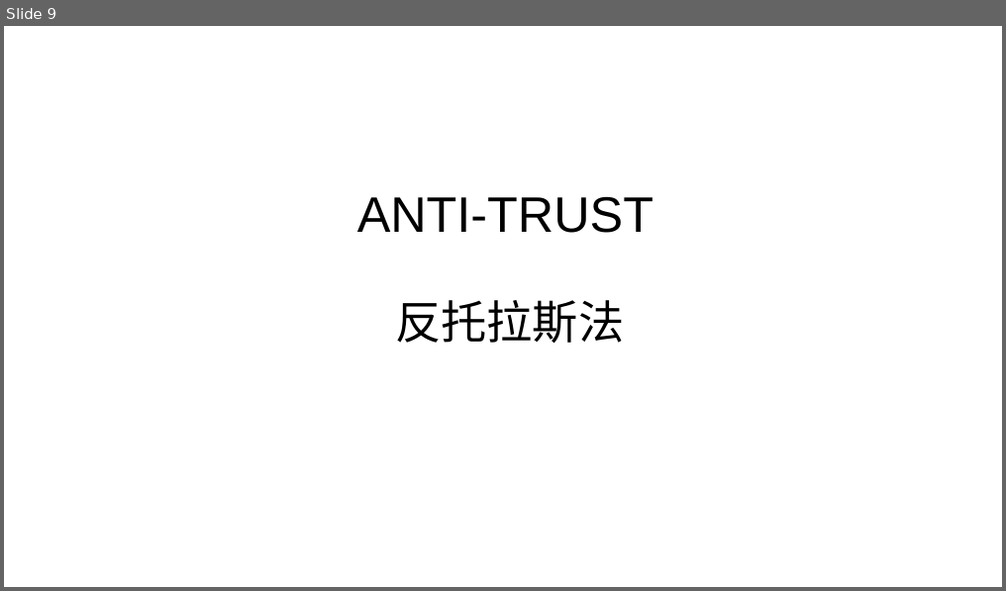
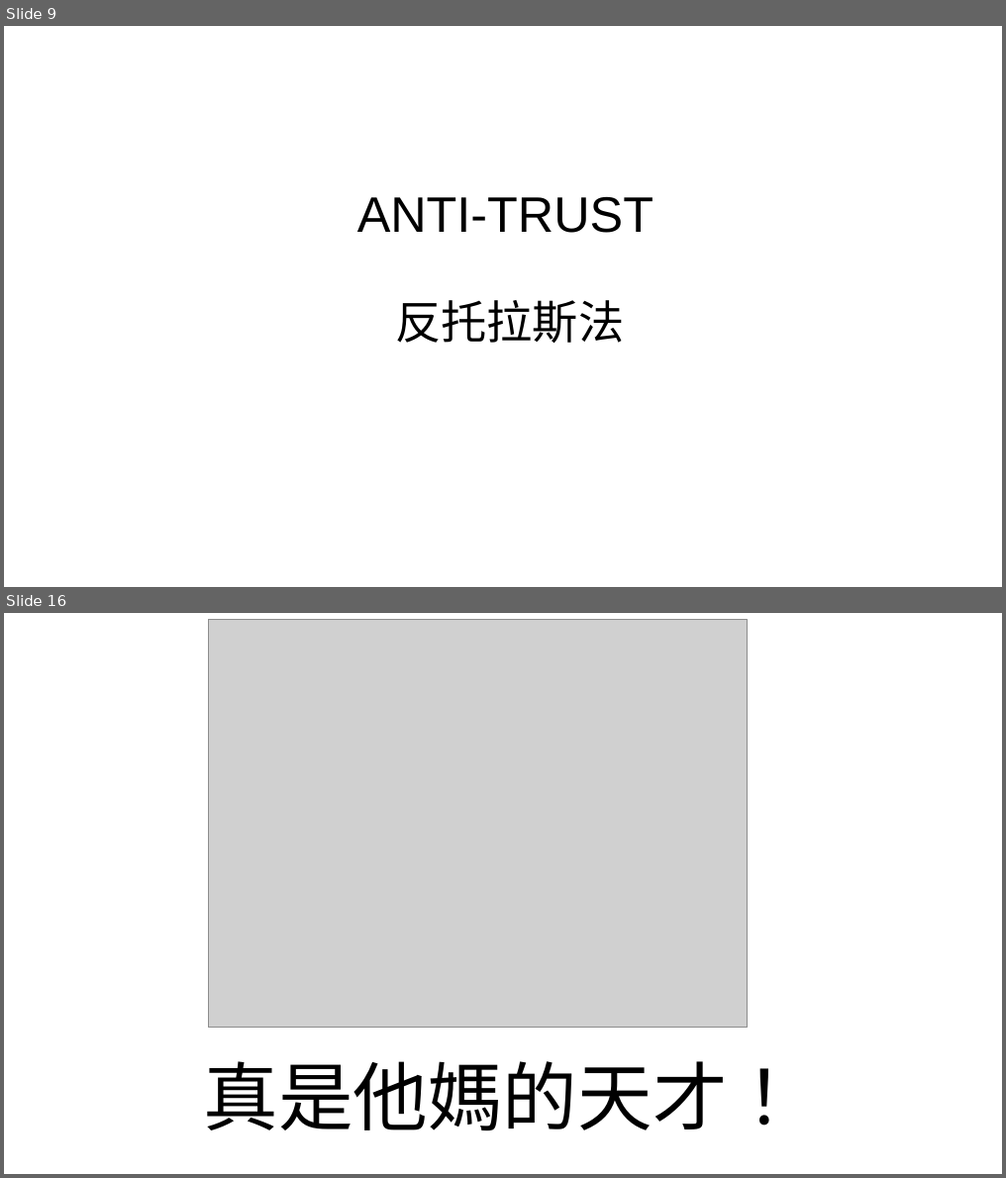
Before and after one commit to Jameswilson7788/school, a slide deck: 政府產業政策簡報.pptx. Shown one above the other, each under a label of ours: slide 9 before the commit, slides 9 and 16 after it; the slides between them are not shown. The pictures are 1006x591 and 1006x1178 pixels, drawn with LibreOffice and Linux fonts; fonts in the diff are those of the drawing; grey boxes stand for pictures. Boxes give left, top, right and bottom in pixels: in the first picture for what was removed or moved away, otherwise in the second. Text is boxed around its words. In the diff, an @@ line names an element or a change of style, - is before the commit and + after.

Commit message:
天才

```diff
--- a/政府產業政策簡報.pptx
+++ b/政府產業政策簡報.pptx
@@ slide 16 added at (4,613,1002,1174), background #FFFFFF @@
@@ picture added at (208,619,747,1028) @@
@@ title added at (204,1061,803,1131), 72 pt, text #000000 @@
+真是他媽的天才！
```
Also in this commit, not shown: 1 slide changed, 5 other slides added.
